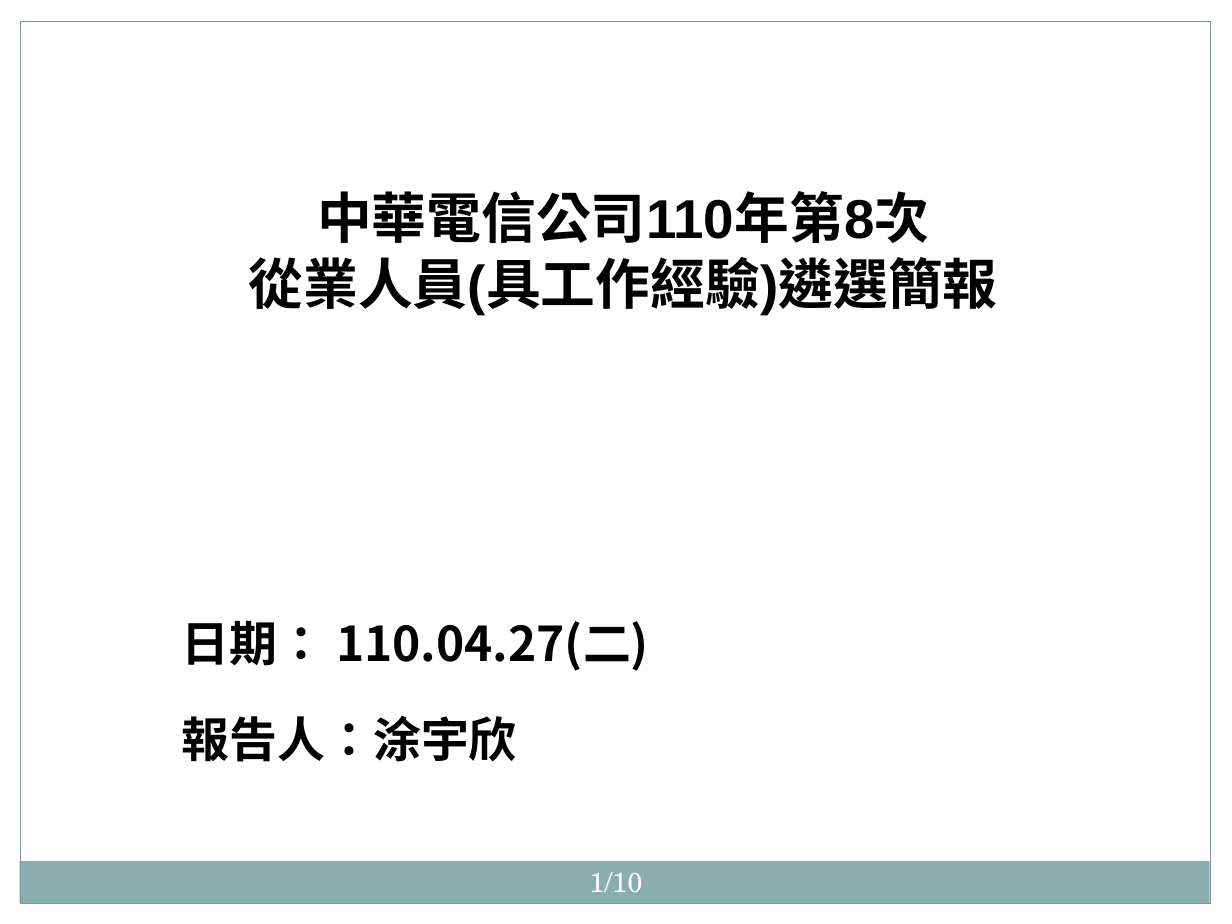
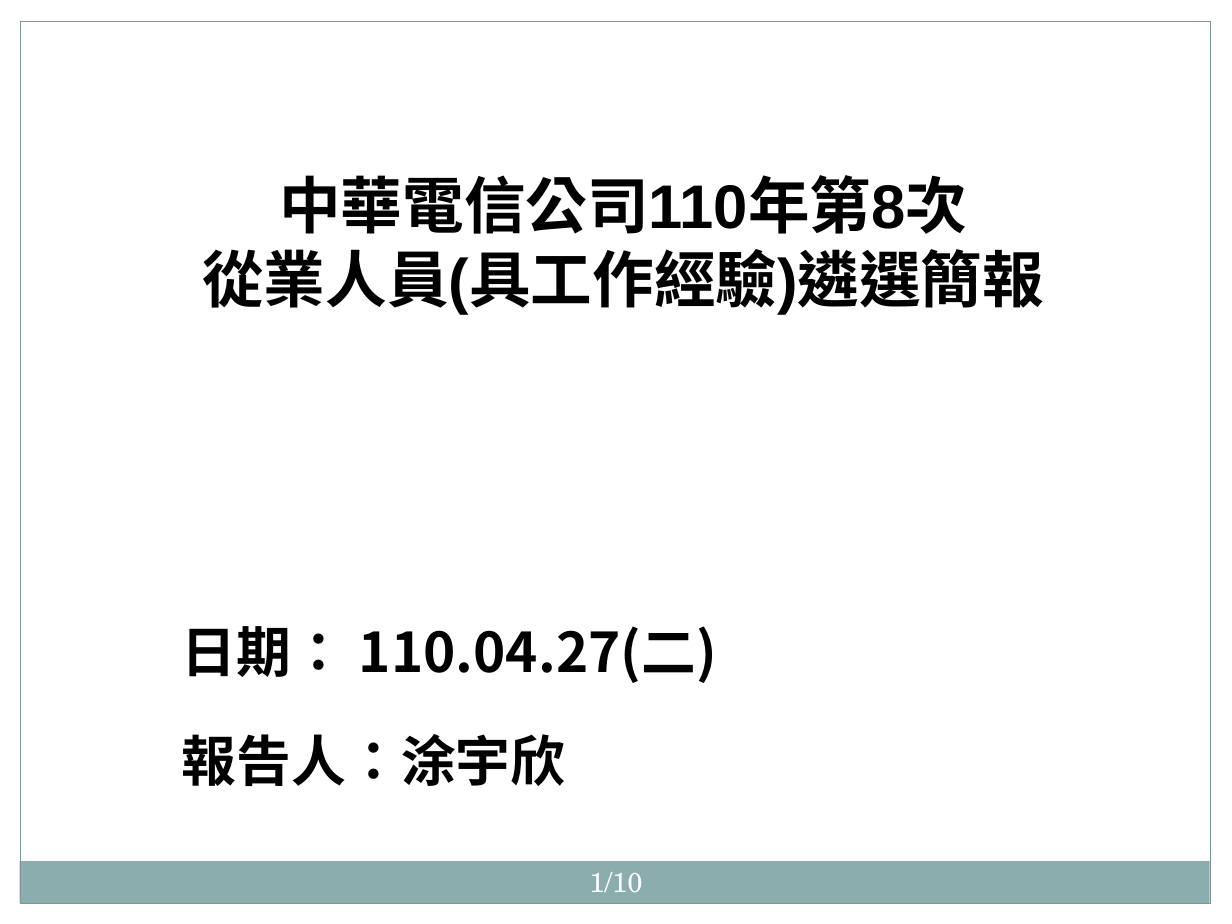
Before and after one commit to hrne/FINAL_REPORT, a slide deck: slide 1 of twu/面試/數據通信分公司_附件CHK-01簡報_1100427_涂宇欣.pptx. Drawn at 1232x924 pixels with LibreOffice and Linux fonts; fonts in the diff are those of the drawing; background and template pictures are left out. Boxes give left, top, right and bottom in pixels: in the first picture for what was removed or moved away, otherwise in the second. Text is boxed around its words. In the diff, an @@ line names an element or a change of style, - is before the commit and + after.

```diff
--- a/twu/面試/數據通信分公司_附件CHK-01簡報_1100427_涂宇欣.pptx
+++ b/twu/面試/數據通信分公司_附件CHK-01簡報_1100427_涂宇欣.pptx
@@ title "中華電信公司110年第8次 從業人員(具工作經驗)遴選簡報" at box(202, 175, 1044, 315): size 32 to 36 pt @@
@@ subtitle "日期： 110.04.27(二)" at box(182, 626, 717, 786): size 28 to 32 pt @@
```
Also in this commit, not shown: 2 other slides changed, 1 slide added, 1 slide removed.
